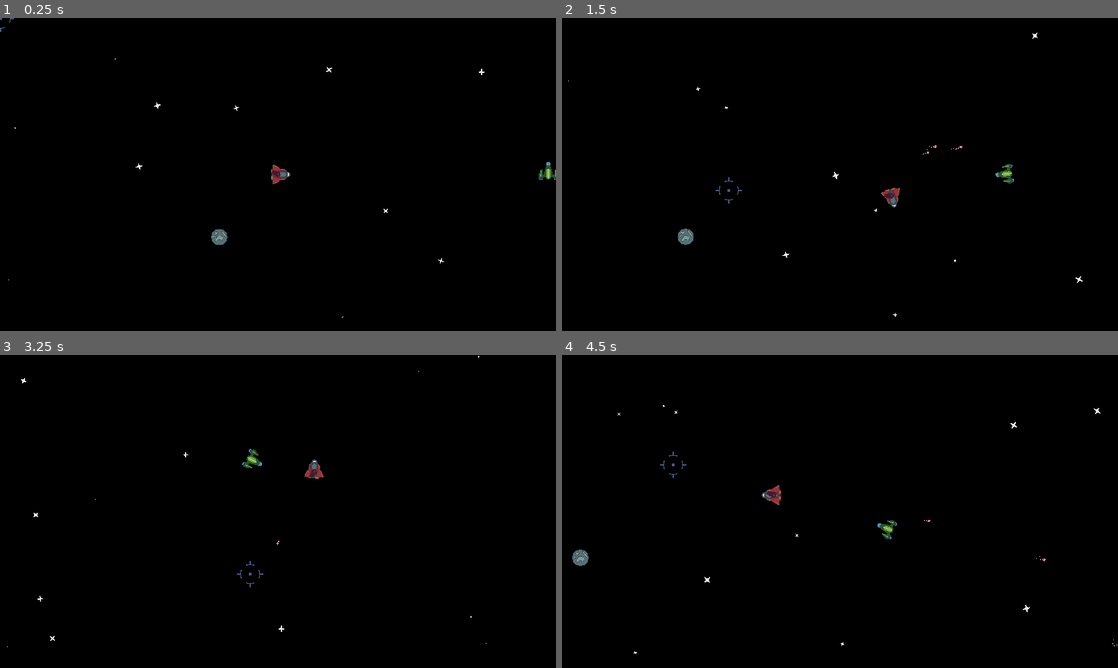
Above: before the commit, frames 1-4 (two rows, left to right).
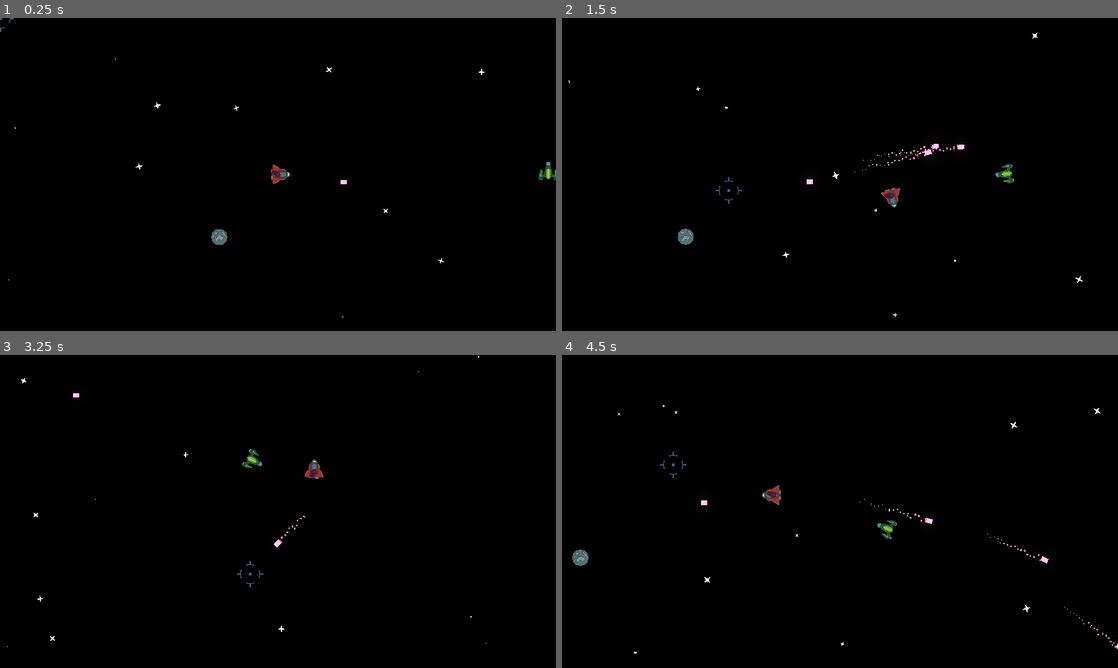
Above: after the commit, the same moments.

Repository: BulsonJ/Space_Shooter
Game: Godot game, scene res://World.tscn
Two runs of this game, one before a commit and one after it. Both use one fixed random seed, a clock stepped at 60 frames per second and the inputs below. The engine's default icon, where the game draws it, is replaced by a stand-in: a white triangle on a blue panel in a dark square.
Inputs (mouse positions are in pixels of both pictures, inside the frame that each line leads up to):
- Up to frame 1 (0.25 s): no input
- Up to frame 2 (1.5 s): move the mouse to (962, 158) at 0.52 s; press the mouse at (962, 158) at 0.53 s; hold D (move_right) 0.53-1.28 s; move the mouse to (728, 190) at 1.27 s; release the mouse at (728, 190) at 1.28 s; hold S (move_down) from 1.28 s (still down); click (728, 190) at 1.35 s
- Up to frame 3 (3.25 s): move the mouse to (333, 442) at 2.02 s; release S (move_down) at 2.03 s; hold D (move_right) 2.03-2.78 s; hold 1 (weapon_1) 2.03-2.78 s; click (333, 442) at 2.3 s; move the mouse to (250, 574) at 2.77 s; hold W (move_up) from 2.78 s (still down); tap 2 (weapon_2) at 2.85 s; click (250, 574) at 3.05 s
- Up to frame 4 (4.5 s): move the mouse to (1006, 558) at 3.52 s; release W (move_up) at 3.53 s; press the mouse at (1006, 558) at 3.53 s; hold A (move_left) from 3.53 s (still down); move the mouse to (673, 464) at 4.27 s; release the mouse at (673, 464) at 4.28 s; click (673, 464) at 4.35 s

The runs differ from the first frame. In frame 1, less than 0.1% of the frame differs, in the area x 61-63%, y 51-54%; in frame 2, 0.1%, in the area x 1-73%, y 20-54%; in frame 3, less than 0.1%; in frame 4, 0.1%.

Commit message:
Bullet glow + particles
-Added glow to bullet
-Changed shape of bullet
-Particles now have no velocity, but are left behind instead

Diff:
--- a/Weapons/Cannon/Bullet.gd
+++ b/Weapons/Cannon/Bullet.gd
@@ -7,7 +7,7 @@
 	pass # Replace with function body.
 
 func _physics_process(delta: float) -> void:
-	$Trail.rotation = angular_velocity + PI / 2
+	$Trail.rotation = angular_velocity
 	$Trail.speed_scale = linear_velocity.length() /175
 
 func _on_Bullet_body_entered(body: Node) -> void:
--- a/Weapons/Cannon/Bullet.tscn
+++ b/Weapons/Cannon/Bullet.tscn
@@ -19,13 +19,14 @@
 curve = SubResource( 3 )
 
 [sub_resource type="ParticlesMaterial" id=2]
+emission_shape = 2
+emission_box_extents = Vector3( 0, 4, 1 )
 flag_disable_z = true
 spread = 20.0
 gravity = Vector3( 0, 0, 0 )
-initial_velocity = 10.0
 orbit_velocity = 0.0
 orbit_velocity_random = 0.0
-scale = 2.0
+scale = 3.0
 scale_curve = SubResource( 4 )
 color_ramp = SubResource( 6 )
 hue_variation = 0.02
@@ -41,6 +42,7 @@
 script = ExtResource( 2 )
 
 [node name="Sprite" type="Sprite" parent="."]
+modulate = Color( 1.5, 1.5, 1.5, 1 )
 texture = ExtResource( 1 )
 
 [node name="CollisionShape2D" type="CollisionShape2D" parent="."]
@@ -48,8 +50,10 @@
 shape = SubResource( 1 )
 
 [node name="Trail" type="Particles2D" parent="."]
-lifetime = 3.0
+position = Vector2( 6, 0 )
+amount = 32
 speed_scale = 2.0
+local_coords = false
 process_material = SubResource( 2 )
 
 [connection signal="body_entered" from="." to="." method="_on_Bullet_body_entered"]
--- a/Weapons/Cannon/Cannon.gd
+++ b/Weapons/Cannon/Cannon.gd
@@ -21,6 +21,7 @@
 
 	var new_bullet : RigidBody2D = bullet.instance()
 	new_bullet.transform = $Muzzle.global_transform
+	new_bullet.rotation = new_bullet.rotation + PI / 2
 	new_bullet.apply_central_impulse(Vector2.UP.rotated(get_parent().rotation) * 400.0)
 	get_parent().get_parent().get_parent().add_child(new_bullet)
 
--- a/Weapons/Cannon/Cannon.tscn
+++ b/Weapons/Cannon/Cannon.tscn
@@ -20,5 +20,6 @@
 
 [node name="ShootFX" type="AudioStreamPlayer" parent="."]
 stream = ExtResource( 3 )
+bus = "SoundEffects"
 
 [connection signal="timeout" from="ShootTimer" to="." method="_on_ShootTimer_timeout"]
--- a/Weapons/LaserBeam/LaserBeam.tscn
+++ b/Weapons/LaserBeam/LaserBeam.tscn
@@ -65,5 +65,6 @@
 
 [node name="ShootFX" type="AudioStreamPlayer" parent="."]
 stream = ExtResource( 4 )
+bus = "SoundEffects"
 
 [connection signal="timeout" from="DamageTimer" to="." method="_on_DamageTimer_timeout"]
--- a/World.tscn
+++ b/World.tscn
@@ -1,9 +1,10 @@
-[gd_scene load_steps=11 format=2]
+[gd_scene load_steps=13 format=2]
 
 [ext_resource path="res://Player/Player.tscn" type="PackedScene" id=1]
 [ext_resource path="res://Environment/Asteroid.tscn" type="PackedScene" id=2]
 [ext_resource path="res://Environment/Star_1.png" type="Texture" id=3]
 [ext_resource path="res://icon.png" type="Texture" id=4]
+[ext_resource path="res://Weapons/Cannon/Bullet.tscn" type="PackedScene" id=5]
 [ext_resource path="res://Enemies/Enemy_1.tscn" type="PackedScene" id=6]
 [ext_resource path="res://Crosshair.gd" type="Script" id=7]
 [ext_resource path="res://HUD/Crosshair.png" type="Texture" id=8]
@@ -26,7 +27,16 @@
 scale_random = 1.0
 scale_curve = SubResource( 2 )
 
+[sub_resource type="Environment" id=4]
+background_mode = 4
+glow_enabled = true
+glow_blend_mode = 0
+glow_hdr_threshold = 1.5
+
 [node name="World" type="Node2D"]
+
+[node name="Bullet" parent="." instance=ExtResource( 5 )]
+position = Vector2( 593, 283 )
 
 [node name="ParallaxBackground" type="ParallaxBackground" parent="."]
 
@@ -36,7 +46,7 @@
 
 [node name="Background" type="Sprite" parent="ParallaxBackground/ParallaxLayer"]
 modulate = Color( 0, 0, 0, 1 )
-position = Vector2( 463.375, 273.375 )
+position = Vector2( 464, 273 )
 scale = Vector2( 19.0195, 12.082 )
 texture = ExtResource( 4 )
 
@@ -90,3 +100,6 @@
 position = Vector2( 342, 209 )
 texture = ExtResource( 8 )
 script = ExtResource( 7 )
+
+[node name="WorldEnvironment" type="WorldEnvironment" parent="."]
+environment = SubResource( 4 )
--- /dev/null
+++ b/default_bus_layout.tres
@@ -0,0 +1,9 @@
+[gd_resource type="AudioBusLayout" format=2]
+
+[resource]
+bus/1/name = "SoundEffects"
+bus/1/solo = false
+bus/1/mute = false
+bus/1/bypass_fx = false
+bus/1/volume_db = -14.6228
+bus/1/send = "Master"
Binary file changed: Weapons/Cannon/bullet.aseprite
Binary file changed: Weapons/Cannon/bullet.png
